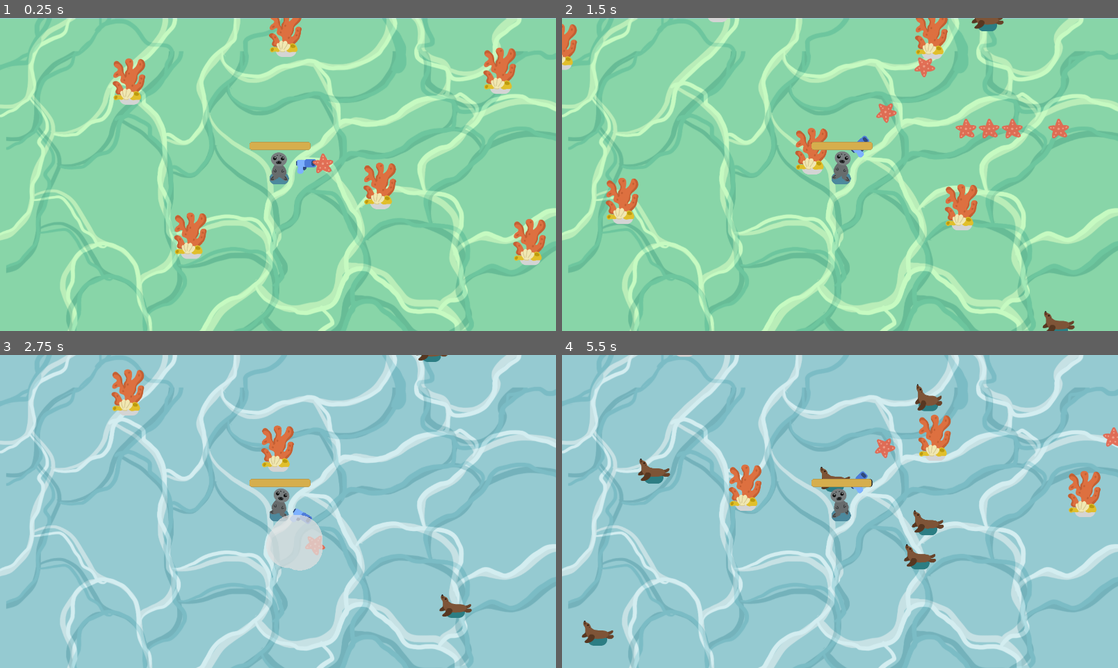
Above: before the commit, frames 1-4 (two rows, left to right).
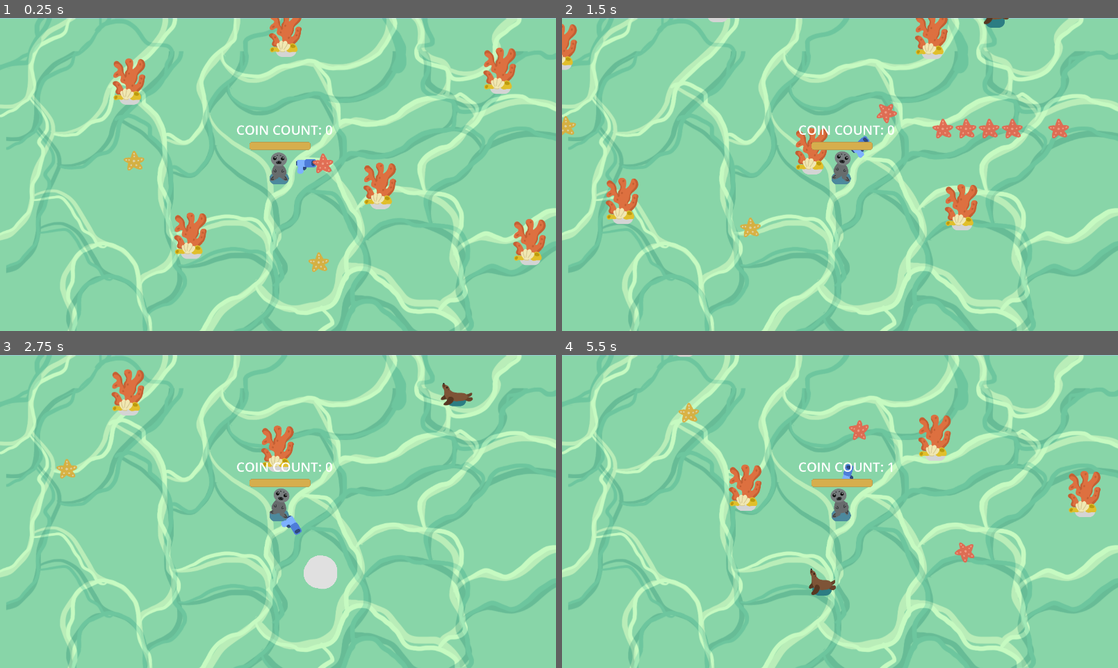
Above: after the commit, the same moments.

Repository: j-j4y/game_dev
Game: Godot game, scene res://seals_game.tscn
Two runs of this game, one before a commit and one after it. Both use one fixed random seed, a clock stepped at 60 frames per second and the inputs below.
Inputs:
- Up to frame 1 (0.25 s): no input
- Up to frame 2 (1.5 s): hold D (move_right) 0.53-1.28 s; hold S (move_down) from 1.28 s (still down)
- Up to frame 3 (2.75 s): release S (move_down) at 2.03 s; hold D (move_right) from 2.03 s (still down)
- Up to frame 4 (5.5 s): release D (move_right) at 2.78 s; hold W (move_up) 2.78-3.53 s; hold A (move_left) 3.53-5.03 s; hold S (move_down) from 5.03 s (still down)

The runs differ from the first frame. In frame 1, 0.5% of the frame differs, in the area x 22-60%, y 34-82%; in frame 2, 1.1%; in frame 3, 98%, in the area x 0-100%, y 0-100%; in frame 4, 97%.

Commit message:
added coin counter function

Diff:
--- /dev/null
+++ b/2d-project-assets/coin.gd
@@ -0,0 +1,6 @@
+extends Area2D
+
+
+
+func _on_area_entered(area: Area2D) -> void:
+	queue_free()
--- /dev/null
+++ b/2d-project-assets/coin.tscn
@@ -0,0 +1,18 @@
+[gd_scene format=3 uid="uid://c4ks8hgwuajji"]
+
+[ext_resource type="Script" uid="uid://c21cii4l8jpkq" path="res://coin.gd" id="1_0t63x"]
+[ext_resource type="Texture2D" uid="uid://c28gy0kvhke8o" path="res://characters/fake_coin.png" id="1_d5gmh"]
+
+[sub_resource type="CircleShape2D" id="CircleShape2D_0t63x"]
+radius = 47.095646
+
+[node name="Coin" type="Area2D" unique_id=1909230212 groups=["Coin"]]
+script = ExtResource("1_0t63x")
+
+[node name="CollisionShape2D" type="CollisionShape2D" parent="." unique_id=1021279664]
+shape = SubResource("CircleShape2D_0t63x")
+
+[node name="Sprite2D" type="Sprite2D" parent="." unique_id=597862882]
+texture = ExtResource("1_d5gmh")
+
+[connection signal="area_entered" from="." to="." method="_on_area_entered"]
--- a/2d-project-assets/gun.gd
+++ b/2d-project-assets/gun.gd
@@ -19,3 +19,4 @@
 
 func _on_timer_timeout() -> void:
 	shoot()
+	#$Timer.wait_time = 0.4
--- a/2d-project-assets/player.gd
+++ b/2d-project-assets/player.gd
@@ -3,7 +3,13 @@
 signal health_depleted
 var max_health = 100.0
 var health = max_health
+var coin_counter = 0
 
+
+@onready var coin_label = %CoinLabel
+
+
+#controlling character movements
 func _physics_process(delta):
 	var direction = Input.get_vector("move_left","move_right", "move_up", "move_down")
 	velocity = direction * 600
@@ -15,6 +21,7 @@
 		%HappyBoo.play_idle_animation()
 
 
+	#damage multipler
 	const DAMAGE_RATE = 2.0
 	const EXTRA_DAMAGE_MULT = 2.0
 	var overlapping_mobs = %HurtBox.get_overlapping_bodies()
@@ -24,8 +31,19 @@
 		if health <= max_health * 0.5:
 			damage *= EXTRA_DAMAGE_MULT
 		health -= damage
-		health = max(health,0)
+		health = max(health,0) #makes sure damamge never goes negative
 		%ProgressBar.value = health
 
 		if health <= 0.0:
 			health_depleted.emit()
+
+
+#controlling coin counter
+func _on_coin_shape_area_area_entered(area: Area2D) -> void:
+	if area.is_in_group("Coin"):
+		set_coin(coin_counter + 1)
+		print(coin_counter)
+
+func set_coin(new_coin_count: int) -> void:
+	coin_counter = new_coin_count
+	coin_label.text = "Coin Count: " + str(coin_counter)
--- a/2d-project-assets/player.tscn
+++ b/2d-project-assets/player.tscn
@@ -23,6 +23,9 @@
 corner_radius_top_right = 8
 corner_radius_bottom_right = 8
 corner_radius_bottom_left = 8
+
+[sub_resource type="CircleShape2D" id="CircleShape2D_omhhf"]
+radius = 81.055534
 
 [node name="Player" type="CharacterBody2D" unique_id=1078944527]
 script = ExtResource("1_onrkg")
@@ -59,3 +62,12 @@
 value = 100.0
 show_percentage = false
 metadata/_edit_use_anchors_ = true
+
+[node name="CoinShapeArea" type="Area2D" parent="." unique_id=811842327]
+
+[node name="CoinPickupArea" type="CollisionShape2D" parent="CoinShapeArea" unique_id=1701370923]
+position = Vector2(0, -22)
+shape = SubResource("CircleShape2D_omhhf")
+debug_color = Color(0.87880254, 0.07334187, 0.8030468, 0.41960785)
+
+[connection signal="area_entered" from="CoinShapeArea" to="." method="_on_coin_shape_area_area_entered"]
--- a/2d-project-assets/seals_game.gd
+++ b/2d-project-assets/seals_game.gd
@@ -1,4 +1,5 @@
 extends Node2D
+
 
 
 func spawn_mob():
@@ -10,6 +11,7 @@
 
 func _on_timer_timeout() -> void:
 	spawn_mob()
+	#%EnemySpawnTime.wait_time = 2.0 #overrides timer wait time
 
 
 func _on_player_health_depleted() -> void:
@@ -18,7 +20,7 @@
 
 
 
-
+#changes BG after set time
 func _on_background_change_timeout() -> void:
 #	%NewBG.self_modulate = Color.RED
 	%NewBG.visible = false
--- a/2d-project-assets/seals_game.tscn
+++ b/2d-project-assets/seals_game.tscn
@@ -5,12 +5,16 @@
 [ext_resource type="Texture2D" uid="uid://b1vm4rdcsij5v" path="res://trees/new_bg.png" id="2_auq32"]
 [ext_resource type="PackedScene" uid="uid://c0gpy0pye4jr6" path="res://coral.tscn" id="2_dvvpt"]
 [ext_resource type="Texture2D" uid="uid://d2rt2oa67j47m" path="res://trees/water_bg.png" id="2_ttf6g"]
+[ext_resource type="PackedScene" uid="uid://c4ks8hgwuajji" path="res://coin.tscn" id="6_8tk4c"]
 
 [sub_resource type="Curve2D" id="Curve2D_auq32"]
 _data = {
 "points": PackedVector2Array(0, 0, 0, 0, -140, -216, 0, 0, 0, 0, -215, 1252, 0, 0, 0, 0, 2053, 1319, 0, 0, 0, 0, 2061, -200, 0, 0, 0, 0, -140, -216)
 }
 point_count = 5
+
+[sub_resource type="LabelSettings" id="LabelSettings_nwoa8"]
+font_size = 45
 
 [node name="Game" type="Node2D" unique_id=1711068022]
 y_sort_enabled = true
@@ -45,8 +49,20 @@
 position = Vector2(-140, -216)
 rotation = 1.6218419
 
-[node name="Timer" type="Timer" parent="." unique_id=922484424]
-wait_time = 0.4
+[node name="CoinLabel" type="Label" parent="Player" unique_id=1718945423]
+unique_name_in_owner = true
+offset_left = -200.0
+offset_top = -186.0
+offset_right = 244.0
+offset_bottom = -103.0
+text = "Coin Count: 0"
+label_settings = SubResource("LabelSettings_nwoa8")
+horizontal_alignment = 1
+uppercase = true
+
+[node name="EnemySpawnTime" type="Timer" parent="." unique_id=922484424]
+unique_name_in_owner = true
+wait_time = 0.5
 autostart = true
 
 [node name="Game Over" type="CanvasLayer" parent="." unique_id=1429009994]
@@ -96,10 +112,16 @@
 position = Vector2(286, 311)
 
 [node name="BackgroundChange" type="Timer" parent="." unique_id=689513818]
-wait_time = 2.0
+wait_time = 25.0
 one_shot = true
 autostart = true
 
+[node name="Coin" parent="." unique_id=1909230212 instance=ExtResource("6_8tk4c")]
+position = Vector2(301, 530)
+
+[node name="Coin2" parent="." unique_id=68489104 instance=ExtResource("6_8tk4c")]
+position = Vector2(939, 880)
+
 [connection signal="health_depleted" from="Player" to="." method="_on_player_health_depleted"]
-[connection signal="timeout" from="Timer" to="." method="_on_timer_timeout"]
+[connection signal="timeout" from="EnemySpawnTime" to="." method="_on_timer_timeout"]
 [connection signal="timeout" from="BackgroundChange" to="." method="_on_background_change_timeout"]
Binary file added: 2d-project-assets/characters/fake_coin.png
Not shown, added: 2d-project-assets/characters/fake_coin.png.import
Not shown, added: 2d-project-assets/coin.gd.uid
